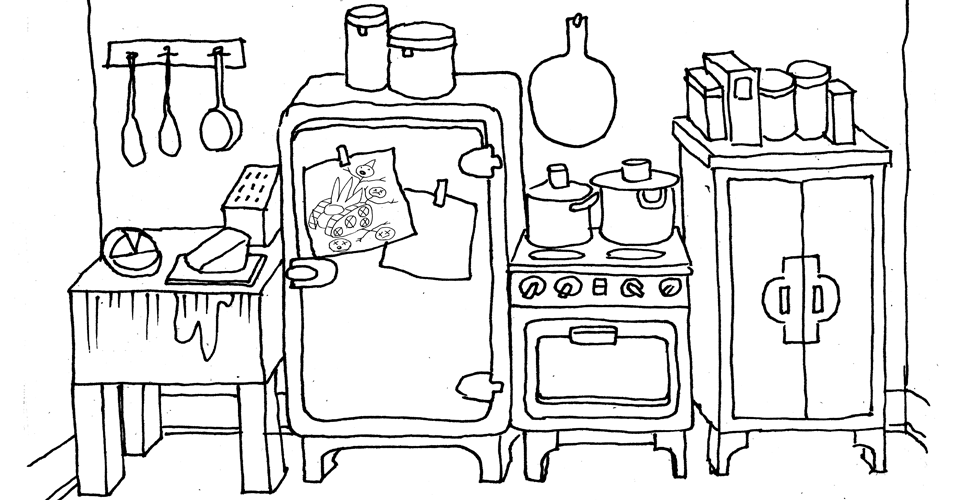
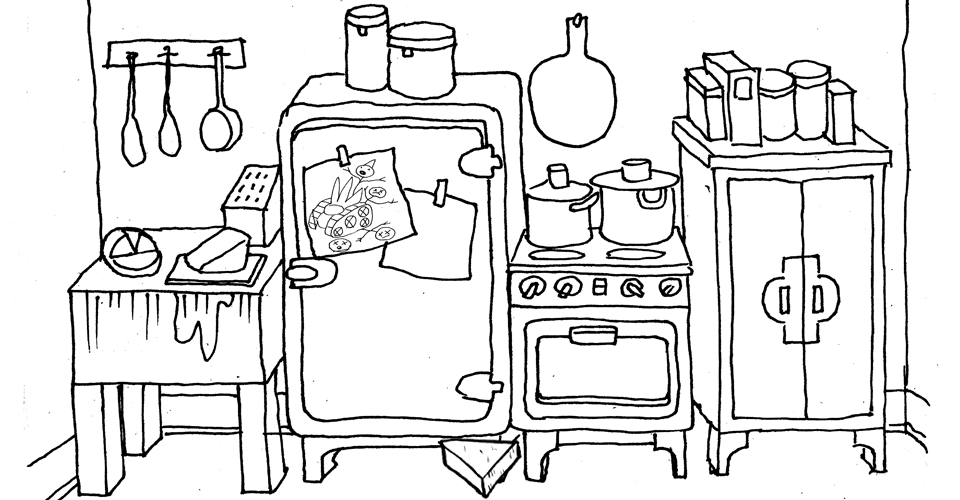
Layered file, before and after one edit (960px x 500px). Changes by layer:
added layer "Layer 2" above "Layer 1" over box(437, 438, 522, 500)
